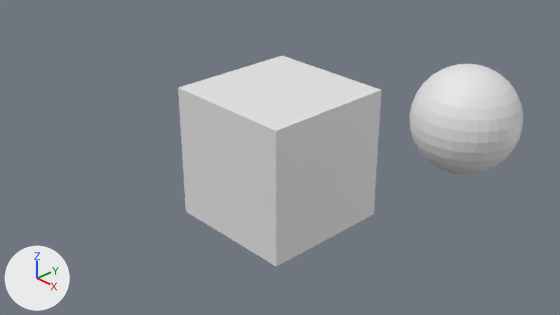
The Blender file Chapter11/Chapter11Final.blend as it was, and as the next commit left it.
Camera for both pictures: the file's camera 'Camera'. The lights are fixed; the arrows at lower left show +X, +Y and +Z.

Objects in the first picture: 'Chapter11', 'Sphere'.
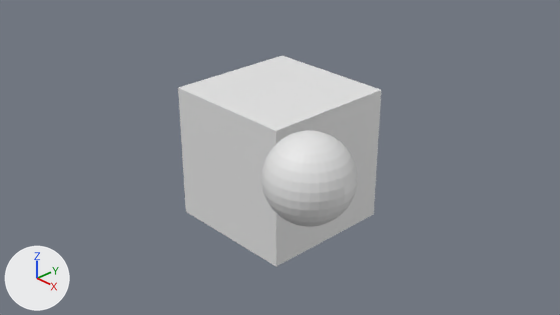
Location of each change, [x1, y1, x2, y2] in pixels of the pictures (560 x 315 px):
'Sphere', moved, rescaled (16% narrower, 13% shorter)
    before: [410, 64, 523, 175]
    after: [262, 131, 357, 227]

The change in detail:
Object 'Sphere' (ob_sphere) moves from (2.926, 0.133, 1.428) to (2.247, -1.677, 1.068).
Object 'Sphere' (ob_sphere) is rescaled from (0.626, 0.626, 0.626) to (0.511, 0.511, 0.511).
